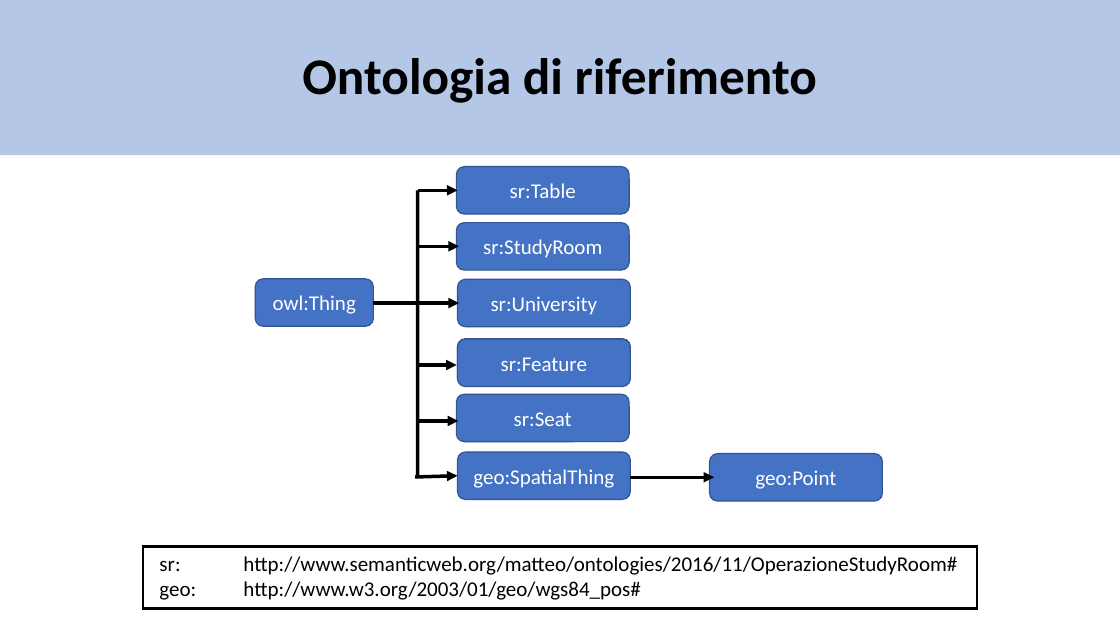
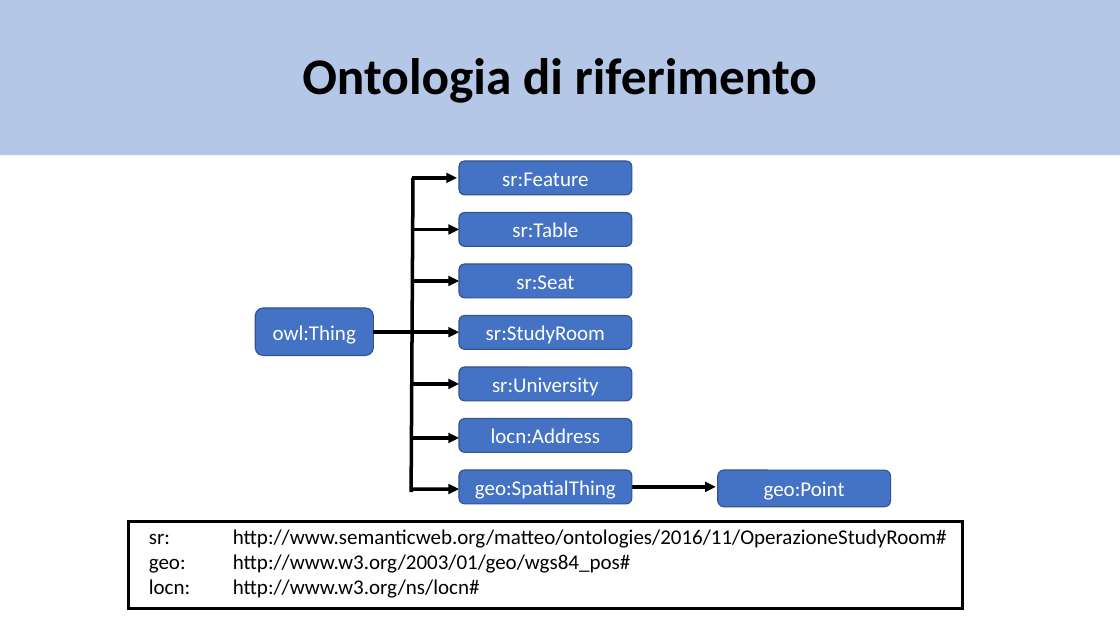
Before and after one commit to matte21/CalcM, a slide deck: slide 11 of ontologia.pptx. Drawn at 1120x630 pixels with LibreOffice and Linux fonts; fonts in the diff are those of the drawing. Boxes give left, top, right and bottom in pixels: in the first picture for what was removed or moved away, otherwise in the second. Text is boxed around its words. In the diff, an @@ line names an element or a change of style, - is before the commit and + after.

```diff
--- a/ontologia.pptx
+++ b/ontologia.pptx
@@ line moved from (418, 191) - (418, 477) to (413, 178) - (411, 492) @@
@@ arrow moved from (418, 191) - (458, 191) to (413, 178) - (457, 178) @@
@@ rounded rectangle "sr:Feature": place and size @@
-rounded rectangle "sr:Feature" at bbox=[458, 339, 631, 386]
+rounded rectangle "sr:Feature" at bbox=[459, 161, 632, 195]
@@ arrow moved from (419, 246) - (459, 246) to (411, 229) - (459, 229) @@
@@ rounded rectangle "sr:Table": place and size @@
-rounded rectangle "sr:Table" at bbox=[456, 166, 629, 214]
+rounded rectangle "sr:Table" at bbox=[459, 213, 632, 246]
@@ rounded rectangle "sr:Seat": place and size @@
-rounded rectangle "sr:Seat" at bbox=[456, 394, 629, 442]
+rounded rectangle "sr:Seat" at bbox=[459, 264, 632, 297]
@@ arrow moved from (417, 365) - (457, 365) to (413, 281) - (459, 281) @@
@@ rounded rectangle "owl:Thing": place and size @@
-rounded rectangle "owl:Thing" at bbox=[255, 279, 374, 327]
+rounded rectangle "owl:Thing" at bbox=[255, 308, 374, 356]
@@ rounded rectangle "sr:StudyRoom": place and size @@
-rounded rectangle "sr:StudyRoom" at bbox=[456, 223, 629, 271]
+rounded rectangle "sr:StudyRoom" at bbox=[459, 316, 632, 350]
@@ arrow moved from (373, 303) - (459, 303) to (373, 332) - (459, 332) @@
@@ rounded rectangle removed at bbox=[458, 339, 631, 387] @@
-sr:Feature
@@ arrow moved from (418, 421) - (458, 421) to (411, 384) - (459, 384) @@
@@ rounded rectangle "sr:University": place and size @@
-rounded rectangle "sr:University" at bbox=[458, 279, 631, 327]
+rounded rectangle "sr:University" at bbox=[459, 367, 632, 401]
@@ rounded rectangle added at bbox=[459, 418, 632, 452], fill #4472C4, outline #325491 1 pt, 18 pt, text #FFFFFF @@
+locn:Address
@@ arrow added from (413, 438) to (459, 438), #000000 3 pt @@
@@ rounded rectangle "geo:SpatialThing": place and size @@
-rounded rectangle "geo:SpatialThing" at bbox=[458, 452, 631, 500]
+rounded rectangle "geo:SpatialThing" at bbox=[459, 471, 632, 504]
@@ rounded rectangle "geo:Point": place and size @@
-rounded rectangle "geo:Point" at bbox=[710, 454, 883, 502]
+rounded rectangle "geo:Point" at bbox=[718, 471, 891, 507]
@@ arrow moved from (415, 477) - (458, 476) to (411, 489) - (459, 489) @@
@@ arrow moved from (630, 477) - (714, 477) to (632, 487) - (716, 487) @@
@@ rectangle: place and size @@
-rectangle at bbox=[143, 547, 977, 609]
+rectangle at bbox=[129, 522, 963, 608]
@@ text "sr: http://www.semanticweb.org/matteo/ontologies/2016/11/Ope ...": place and size @@
-text "sr: http://www.semanticweb.org/matteo/ontologies/2016/11/Ope ..." at bbox=[159, 556, 957, 600]
+text "sr: http://www.semanticweb.org/matteo/ontologies/2016/11/Ope ..." at bbox=[149, 529, 947, 598]
@@ text at bbox=[233, 579, 480, 598]: paragraph added @@
+locn: http://www.w3.org/ns/locn#
```
Also in this commit, not shown: 1 other slide changed, 8 slides added, 4 slides removed, 1 other file.
